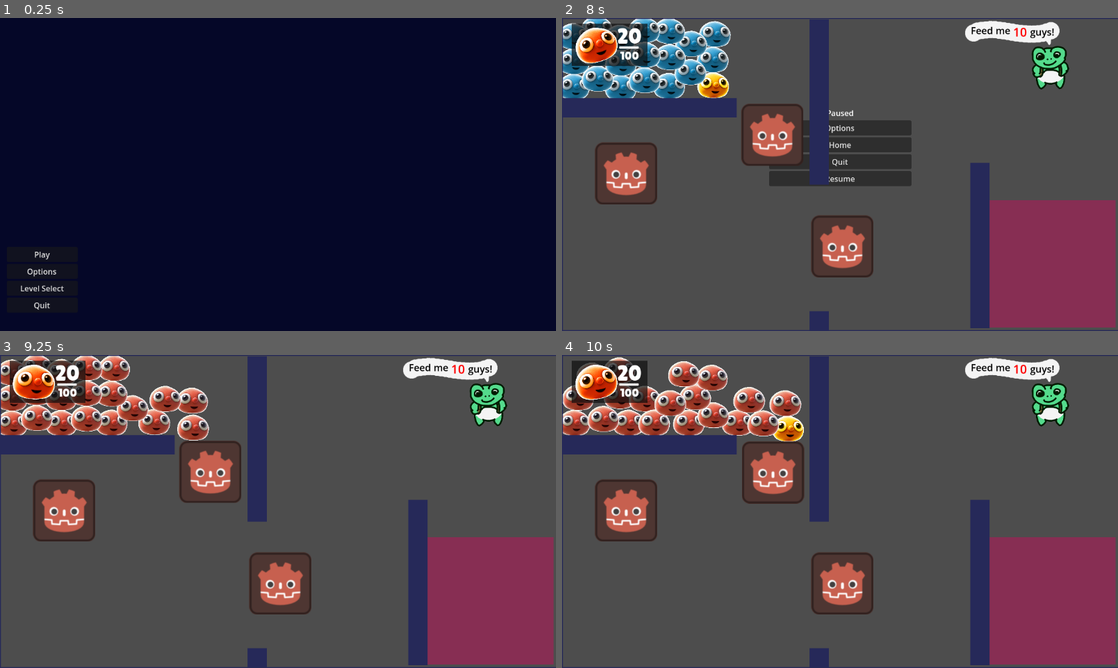
Above: before the commit, frames 1-4 (two rows, left to right).
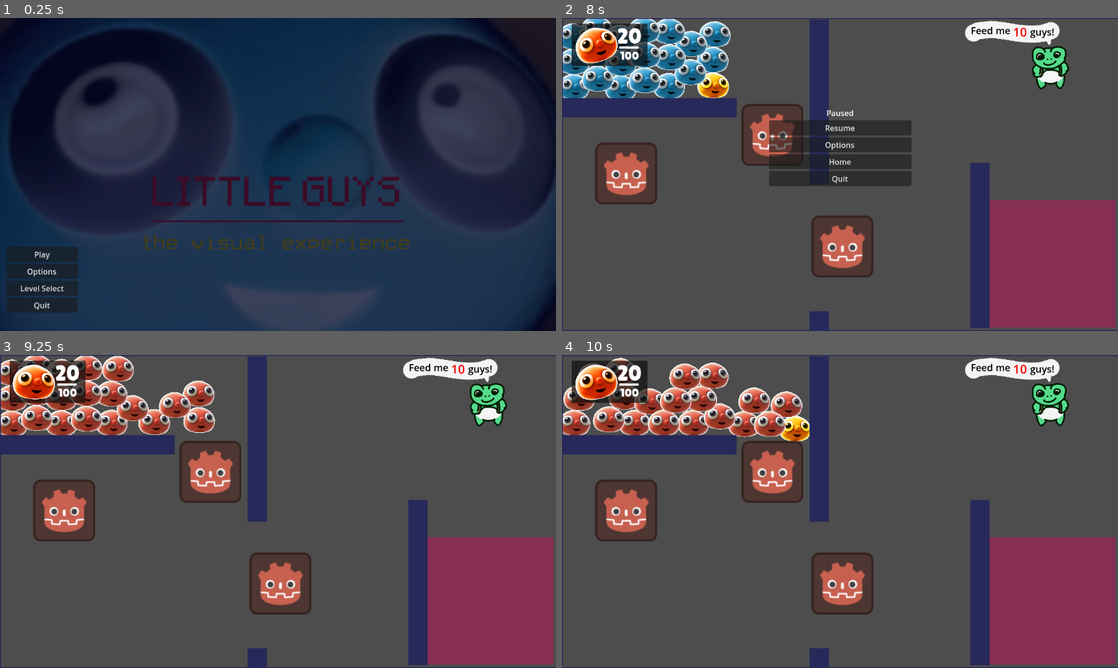
Above: after the commit, the same moments.

Repository: Joseph-Cloud/LittleGuysTheVisualExperience
Game: Godot game, scene res://Menu/Scenes/Main_menu.tscn
The game is run twice, just before and just after one commit, with the same random seed, the same clock (stepped at 60 frames per second) and the same inputs. The engine's default icon, where the game draws it, is replaced by a stand-in: a white triangle on a blue panel in a dark square.
Inputs (mouse positions are in pixels of both pictures, inside the frame that each line leads up to):
- Up to frame 1 (0.25 s): no input
- Up to frame 2 (8 s): click "Options" at 0.5 s; click "Back" at 1.25 s; click "Level Select" at 2 s; click "Back" at 2.75 s; click "Play" at 3.5 s; move the mouse to (623, 86) at 4.27 s; hold Space (command_guys_stop) 4.28-5.03 s; click (623, 86) at 4.42 s; move the mouse to (617, 27) at 5.02 s; tap Space (command_guys_stop) at 5.1, 6.05, 6.6 s; click (617, 27) at 5.17 s; move the mouse to (573, 86) at 5.77 s; hold Shift (hold_select_multiple_guys) 5.78-6.53 s; click (573, 86) at 5.92 s; move the mouse to (701, 86) at 6.52 s; click (701, 86) at 6.67 s; move the mouse to (573, 58) at 7.27 s; hold Space (command_guys_stop) from 7.28 s (still down); click (573, 58) at 7.42 s; tap Escape (pause) at 7.9 s
- Up to frame 3 (9.25 s): release Space (command_guys_stop) at 8 s; click "Options" at 8 s; click "Resume" at 8.75 s
- Up to frame 4 (10 s): move the mouse to (784, 426) at 9.52 s; tap Shift (hold_select_multiple_guys) at 9.6 s; click (784, 426) at 9.67 s; tap Space (command_guys_stop) at 9.8 s

The runs differ from the first frame. In frame 1, 71% of the frame differs, in the area x 0-100%, y 0-100%; in frame 2, 1.6%; in frame 3, 1.8%; in frame 4, 5.3%.

Commit message:
Fixed pause menu draw layer. Refactored main menu and added background.

Diff:
--- a/Menu/Scenes/Main_menu.tscn
+++ b/Menu/Scenes/Main_menu.tscn
@@ -1,6 +1,7 @@
-[gd_scene load_steps=2 format=3 uid="uid://bg8u8vep831qn"]
+[gd_scene load_steps=3 format=3 uid="uid://bg8u8vep831qn"]
 
 [ext_resource type="Script" path="res://Menu/Scripts/menu.gd" id="1_tkqxq"]
+[ext_resource type="Texture2D" uid="uid://030c3qm04aku" path="res://Assets/splash.png" id="2_shi0o"]
 
 [node name="Menu" type="Control"]
 layout_mode = 3
@@ -11,11 +12,18 @@
 grow_vertical = 2
 script = ExtResource("1_tkqxq")
 
+[node name="TextureRect" type="TextureRect" parent="."]
+layout_mode = 0
+offset_right = 1975.0
+offset_bottom = 1111.0
+scale = Vector2(0.585, 0.585)
+texture = ExtResource("2_shi0o")
+
 [node name="ColorRect" type="ColorRect" parent="."]
 layout_mode = 0
 offset_right = 1157.0
 offset_bottom = 653.0
-color = Color(0.0196078, 0.027451, 0.156863, 1)
+color = Color(0.0196078, 0.027451, 0.156863, 0.768627)
 
 [node name="VBoxContainer" type="VBoxContainer" parent="."]
 layout_mode = 0
@@ -40,6 +48,8 @@
 layout_mode = 2
 text = "Quit"
 
+[connection signal="gui_input" from="VBoxContainer" to="." method="_on_v_box_container_gui_input"]
+[connection signal="button_up" from="VBoxContainer/Play" to="." method="_on_play_button_up"]
 [connection signal="pressed" from="VBoxContainer/Play" to="." method="_on_play_pressed"]
 [connection signal="pressed" from="VBoxContainer/Options" to="." method="_on_options_pressed"]
 [connection signal="pressed" from="VBoxContainer/Level Select" to="." method="_on_level_select_pressed"]
--- a/Menu/Scenes/pausemenu.tscn
+++ b/Menu/Scenes/pausemenu.tscn
@@ -3,6 +3,7 @@
 [ext_resource type="Script" path="res://Menu/Scripts/pause_menu.gd" id="1_vq1at"]
 
 [node name="pausemenu" type="Control"]
+z_index = 5
 layout_mode = 3
 anchors_preset = 15
 anchor_right = 1.0
@@ -12,6 +13,7 @@
 script = ExtResource("1_vq1at")
 
 [node name="VBoxContainer" type="VBoxContainer" parent="."]
+z_index = 1
 layout_mode = 1
 anchors_preset = 8
 anchor_left = 0.5
@@ -30,6 +32,10 @@
 text = "Paused"
 horizontal_alignment = 1
 
+[node name="Resume" type="Button" parent="VBoxContainer"]
+layout_mode = 2
+text = "Resume"
+
 [node name="Options" type="Button" parent="VBoxContainer"]
 layout_mode = 2
 text = "Options"
@@ -42,11 +48,7 @@
 layout_mode = 2
 text = "Quit"
 
-[node name="Resume" type="Button" parent="VBoxContainer"]
-layout_mode = 2
-text = "Resume"
-
+[connection signal="pressed" from="VBoxContainer/Resume" to="." method="_on_resume_pressed"]
 [connection signal="pressed" from="VBoxContainer/Options" to="." method="_on_options_pressed"]
 [connection signal="pressed" from="VBoxContainer/Home" to="." method="_on_home_pressed"]
 [connection signal="pressed" from="VBoxContainer/Quit" to="." method="_on_quit_pressed"]
-[connection signal="pressed" from="VBoxContainer/Resume" to="." method="_on_resume_pressed"]
--- a/Menu/Scripts/menu.gd
+++ b/Menu/Scripts/menu.gd
@@ -1,18 +1,34 @@
 extends Node
 
 
-#used to call
-func _on_play_pressed():
+func play():
 	get_tree().change_scene_to_file("res://Levels/test_level.tscn")
 	print("Loading test_level.tscn")
 
-func _on_options_pressed():
+func open_options():
 	get_tree().change_scene_to_file("res://Menu/Scenes/Options_menu.tscn")
 	print("Loading Options")
 
-func _on_level_select_pressed():
+func open_level_select():
 	get_tree().change_scene_to_file("res://Menu/Scenes/Level_select_menu.tscn")
 	print("Loading Level Select")
 
+
+func _process(_delta_):
+	# Play on spacebar or right click press
+	if Input.is_action_just_pressed("command_guys_stop"):
+		play()
+
+
+# Connected signals for calling functions
+func _on_play_pressed():
+	play()
+
+func _on_options_pressed():
+	open_options()
+
+func _on_level_select_pressed():
+	open_level_select()
+
 func _on_quit_pressed():
 	get_tree().quit()
